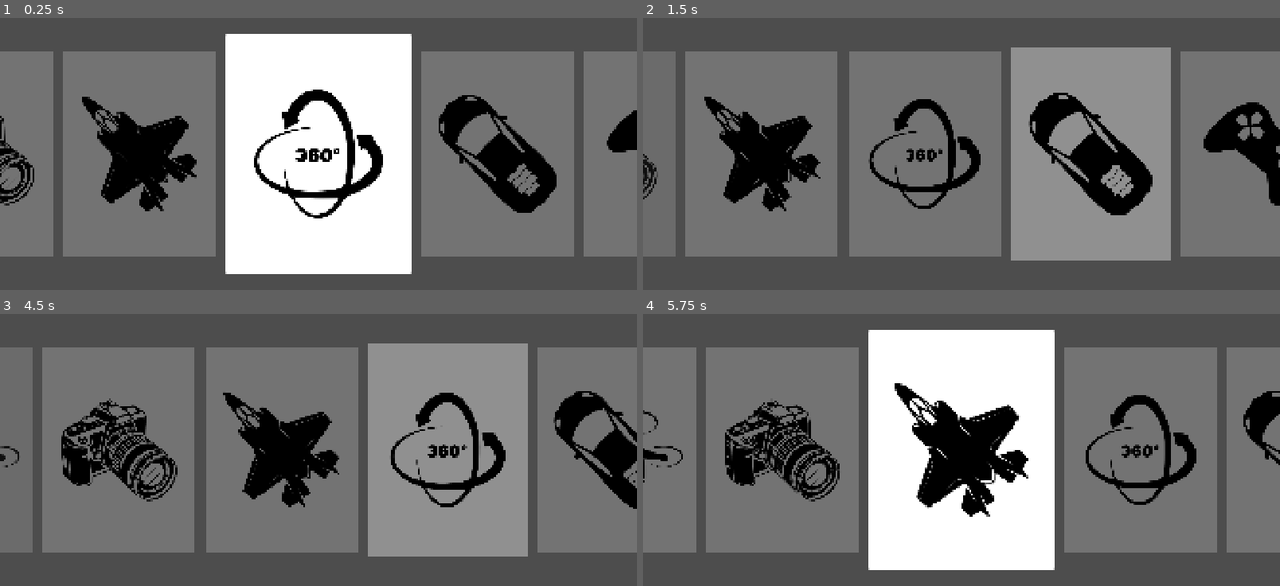
Above: before the commit, frames 1-4 (two rows, left to right).
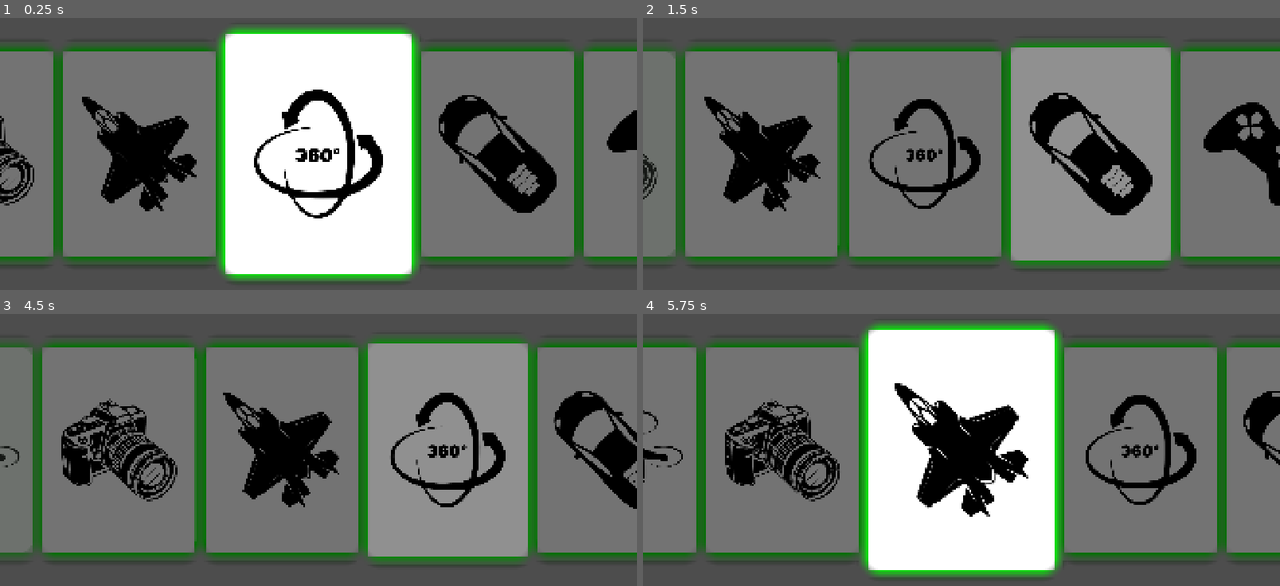
Above: after the commit, the same moments.

Repository: CantanTam/blecaco_phone
Game: Godot game, scene res://scenes/mode_select.tscn
Two runs of this game, one before a commit and one after it. Both use one fixed random seed, a clock stepped at 60 frames per second and the inputs below. This scene is started directly instead of the project's main scene.
Inputs (mouse positions are in pixels of both pictures, inside the frame that each line leads up to):
- Up to frame 1 (0.25 s): no input
- Up to frame 2 (1.5 s): tap Enter at 0.5, 0.6 s; move the mouse to (1101, 134) at 0.52 s; hold Up 0.53-1.25 s; click (1101, 134) at 0.67 s; tap Space at 0.77 s; drag from (834, 173) to (929, 224) at 1.27 s
- Up to frame 3 (4.5 s): tap Space at 2, 3.5, 3.77 s; move the mouse to (382, 371) at 2.02 s; hold Up 2.03-2.75 s; tap Tab at 2.1 s; tap Enter at 2.75, 4.25 s; drag from (286, 520) to (127, 395) at 2.77 s; move the mouse to (509, 504) at 3.52 s; hold Down 3.53-4.25 s; tap Keypad Enter at 3.6 s; drag from (127, 395) to (222, 360) at 4.27 s
- Up to frame 4 (5.75 s): tap Space at 5 s; move the mouse to (993, 450) at 5.02 s; hold Down from 5.03 s (still down); tap Enter at 5.1 s; click (993, 450) at 5.17 s

The runs differ from the first frame. In frame 1, 9.2% of the frame differs, in the area x 0-100%, y 3-97%; in frame 2, 8.8%; in frame 3, 8.8%; in frame 4, 9.2%.

Commit message:
mode covers: rounded corners and a green glow
Each cover is a Panel with a CoverImage inside. The panel now draws a rounded
white card of its own and carries the glow as a StyleBoxFlat shadow: godot
draws that shadow behind the background, so an opaque background turns it into
a halo around the card, and shadow_offset (0,0) makes it the centred enlarged
copy that was asked for. shadow_color is #00ff00ff and shadow_size is the
thickness, 40 for now.

The rounded corners need two things. The panel has to draw them, and the cover
image has to stop at them, otherwise its own square background paints over the
corners. So each panel also sets clip_children = CLIP_CHILDREN_AND_DRAW, which
clips the image to the panel's drawn shape.

The background has to stay opaque. A shadow is drawn behind the background, so
with a translucent background the green bleeds into the card and tints it.

One line in mode_select.gd changed: it used to set cover.self_modulate alpha to
0, which hides the card's own drawing (background and glow alike) and leaves
only the image. That is now 1. self_modulate only affects the card itself, not
its children, so the cover image keeps being driven by the modulate animation
that dims the side cards.

Rendered and checked: all six covers report corner radius 40 and a visible
self_modulate, the selected card shows a bright green halo and the side cards a
dimmer one, because their modulate brightness is 0.45. Say the word if the glow
should stay at full strength on the side cards too, that needs the glow split
out into a node the modulate does not reach.

Diff:
--- a/scenes/mode_select.tscn
+++ b/scenes/mode_select.tscn
@@ -7,6 +7,27 @@
 [ext_resource type="Texture2D" uid="uid://g7uj3dp1r77p" path="res://resources/GameMode.svg" id="4_sx8c6"]
 [ext_resource type="Texture2D" uid="uid://cf5xe046fh0ej" path="res://resources/CameraMode.svg" id="5_dxjqd"]
 [ext_resource type="Texture2D" uid="uid://rhxgb6wsi6ah" path="res://resources/DroneMode.svg" id="6_xuogk"]
+
+; 卡片外观：四个圆角 + 一圈绿色光晕。
+;
+; 卡片是白色的（图片本身就是白底），所以这里 bg_color 也用白色，
+; 它的作用有两个：
+;   1) 提供一个「圆角形状」给节点上的 clip_children 当遮罩，把图片裁成圆角
+;   2) 挡住阴影向内的那部分，只留外面一圈光晕
+;
+; ⚠️ bg_color 必须**不透明**：半透明的话阴影会从卡片内部透出来，整张卡变绿。
+; shadow_color = #00ff00ff；shadow_offset 为 0 即「居中放大」；
+; shadow_size 就是光晕向外扩散的厚度。
+[sub_resource type="StyleBoxFlat" id="StyleBoxFlat_cover"]
+bg_color = Color(1, 1, 1, 1)
+corner_radius_top_left = 40
+corner_radius_top_right = 40
+corner_radius_bottom_right = 40
+corner_radius_bottom_left = 40
+corner_detail = 20
+shadow_color = Color(0, 1, 0, 1)
+shadow_size = 40
+shadow_offset = Vector2(0, 0)
 
 [node name="ModeSelect" type="Control" unique_id=1451242520]
 layout_mode = 3
@@ -32,6 +53,8 @@
 offset_top = 180.0
 offset_right = 1240.0
 offset_bottom = 900.0
+theme_override_styles/panel = SubResource("StyleBoxFlat_cover")
+clip_children = 2
 
 [node name="CoverImage" type="TextureRect" parent="CoverFlow/FreeCover" unique_id=1769396544]
 layout_mode = 1
@@ -51,6 +74,8 @@
 offset_top = 230.0
 offset_right = 840.0
 offset_bottom = 850.0
+theme_override_styles/panel = SubResource("StyleBoxFlat_cover")
+clip_children = 2
 
 [node name="CoverImage" type="TextureRect" parent="CoverFlow/PlaneCover" unique_id=1808497069]
 layout_mode = 1
@@ -70,6 +95,8 @@
 offset_top = 230.0
 offset_right = 1540.0
 offset_bottom = 850.0
+theme_override_styles/panel = SubResource("StyleBoxFlat_cover")
+clip_children = 2
 
 [node name="CoverImage" type="TextureRect" parent="CoverFlow/CarCover" unique_id=805304523]
 layout_mode = 1
@@ -89,6 +116,8 @@
 offset_top = 230.0
 offset_right = 1840.0
 offset_bottom = 850.0
+theme_override_styles/panel = SubResource("StyleBoxFlat_cover")
+clip_children = 2
 
 [node name="CoverImage" type="TextureRect" parent="CoverFlow/GameCover" unique_id=1136624239]
 layout_mode = 1
@@ -107,6 +136,8 @@
 offset_top = 230.0
 offset_right = 380.0
 offset_bottom = 850.0
+theme_override_styles/panel = SubResource("StyleBoxFlat_cover")
+clip_children = 2
 
 [node name="CoverImage" type="TextureRect" parent="CoverFlow/CameraCover" unique_id=963257979]
 layout_mode = 1
@@ -125,6 +156,8 @@
 offset_top = 230.0
 offset_right = 2040.0
 offset_bottom = 850.0
+theme_override_styles/panel = SubResource("StyleBoxFlat_cover")
+clip_children = 2
 
 [node name="CoverImage" type="TextureRect" parent="CoverFlow/DroneCover" unique_id=1832045069]
 layout_mode = 1
--- a/scripts/mode_select.gd
+++ b/scripts/mode_select.gd
@@ -51,7 +51,12 @@
 			push_error("[ModeSelect] 找不到卡片：" + cover_name)
 			continue
 
-		cover.self_modulate = Color(1.0, 1.0, 1.0, 0.0)
+		# ⚠️ 这一行原本是 Color(1,1,1,0)：把卡片自己的绘制（背景 + 光晕）整个藏掉，
+		#    只留里面的封面图。现在卡片要用自己那个「圆角白底 + 绿色光晕」，
+		#    所以必须让它可见。
+		#    注意 self_modulate 只影响卡片自身，**不会**动到子节点（封面图），
+		#    所以封面图依旧由下面的 modulate（亮度/透明度动画）控制。
+		cover.self_modulate = Color(1.0, 1.0, 1.0, 1.0)
 
 		var cover_image: TextureRect = cover.get_node_or_null(
 			"CoverImage"
